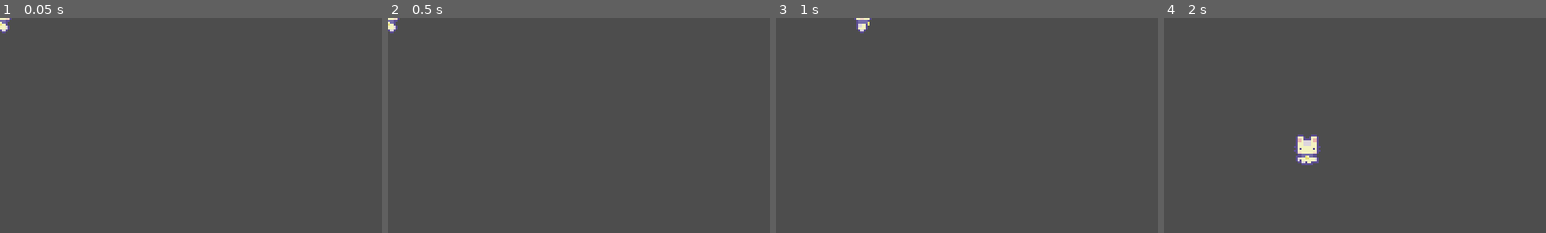
Above: before the commit, frames 1-4 (left to right).
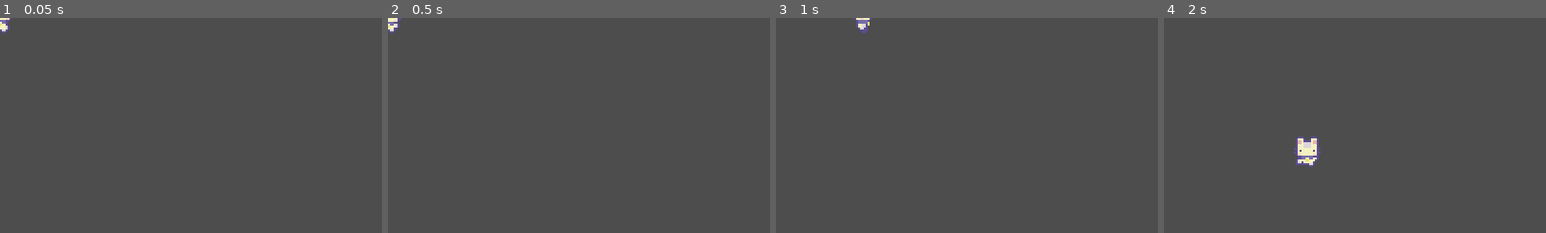
Above: after the commit, the same moments.

Repository: OggieBoggie/SpringJam2023
Game: Godot game, scene res://Levels/level_0.tscn
The game is run twice, just before and just after one commit, with the same random seed, the same clock (stepped at 60 frames per second) and the same inputs.
Inputs:
- Up to frame 1 (0.05 s): no input
- Up to frame 2 (0.5 s): no input
- Up to frame 3 (1 s): hold D (right) from 0.53 s (still down)
- Up to frame 4 (2 s): release D (right) at 1.28 s; hold S (down) from 1.28 s (still down)
The pictures show only the part of the screen within x 0-50%, y 0-50%; the shares and areas given below are measured in that part.

Frame 1 is identical in both runs. In frame 2, 0.1% of the frame differs, in the area x 0-4%, y 0-6%; in frame 3, less than 0.1%; in frame 4, 0.4%, in the area x 34-41%, y 54-70%.

Commit message:
Fixed animation not playing

Diff:
--- a/player/player.gd
+++ b/player/player.gd
@@ -7,7 +7,8 @@
 @onready var state_machine = animation_tree.get("parameters/playback")
 
 func _ready():
-	update_animation_parameters(starting_direction)
+	animation_tree.active = true
+	animation_tree.set("parameters/Idle/blend_position", starting_direction)
 
 func _physics_process(delta):
 	var input_direction = Input.get_vector("left", "right", "up", "down")
@@ -30,3 +31,8 @@
 		state_machine.travel("Walk")
 	else:
 		state_machine.travel("Idle")
+
+
+
+# animation_tree.active = true
+# animation_tree.set("parameters/Idle/blend_position", starting_direction)
--- a/player/player.tscn
+++ b/player/player.tscn
@@ -21,6 +21,40 @@
 "values": [0]
 }
 
+[sub_resource type="Animation" id="Animation_yg4ky"]
+resource_name = "idle-left"
+length = 0.75
+loop_mode = 1
+tracks/0/type = "value"
+tracks/0/imported = false
+tracks/0/enabled = true
+tracks/0/path = NodePath("Sprite2D:frame")
+tracks/0/interp = 1
+tracks/0/loop_wrap = true
+tracks/0/keys = {
+"times": PackedFloat32Array(0, 0.1, 0.2, 0.3, 0.4, 0.5, 0.6, 0.7),
+"transitions": PackedFloat32Array(1, 1, 1, 1, 1, 1, 1, 1),
+"update": 1,
+"values": [16, 17, 18, 19, 20, 21, 22, 23]
+}
+
+[sub_resource type="Animation" id="Animation_22ars"]
+resource_name = "idle-right"
+length = 0.75
+loop_mode = 1
+tracks/0/type = "value"
+tracks/0/imported = false
+tracks/0/enabled = true
+tracks/0/path = NodePath("Sprite2D:frame")
+tracks/0/interp = 1
+tracks/0/loop_wrap = true
+tracks/0/keys = {
+"times": PackedFloat32Array(0, 0.1, 0.2, 0.3, 0.4, 0.5, 0.6, 0.7),
+"transitions": PackedFloat32Array(1, 1, 1, 1, 1, 1, 1, 1),
+"update": 1,
+"values": [24, 25, 26, 27, 28, 29, 30, 31]
+}
+
 [sub_resource type="Animation" id="Animation_2cngc"]
 resource_name = "idle_down"
 length = 0.75
@@ -55,40 +89,6 @@
 "values": [8, 9, 10, 11, 12, 13, 14, 15]
 }
 
-[sub_resource type="Animation" id="Animation_yg4ky"]
-resource_name = "idle-left"
-length = 0.75
-loop_mode = 1
-tracks/0/type = "value"
-tracks/0/imported = false
-tracks/0/enabled = true
-tracks/0/path = NodePath("Sprite2D:frame")
-tracks/0/interp = 1
-tracks/0/loop_wrap = true
-tracks/0/keys = {
-"times": PackedFloat32Array(0, 0.1, 0.2, 0.3, 0.4, 0.5, 0.6, 0.7),
-"transitions": PackedFloat32Array(1, 1, 1, 1, 1, 1, 1, 1),
-"update": 1,
-"values": [16, 17, 18, 19, 20, 21, 22, 23]
-}
-
-[sub_resource type="Animation" id="Animation_22ars"]
-resource_name = "idle-right"
-length = 0.75
-loop_mode = 1
-tracks/0/type = "value"
-tracks/0/imported = false
-tracks/0/enabled = true
-tracks/0/path = NodePath("Sprite2D:frame")
-tracks/0/interp = 1
-tracks/0/loop_wrap = true
-tracks/0/keys = {
-"times": PackedFloat32Array(0, 0.1, 0.2, 0.3, 0.4, 0.5, 0.6, 0.7),
-"transitions": PackedFloat32Array(1, 1, 1, 1, 1, 1, 1, 1),
-"update": 1,
-"values": [24, 25, 26, 27, 28, 29, 30, 31]
-}
-
 [sub_resource type="Animation" id="Animation_2a38l"]
 resource_name = "walk_down"
 length = 0.75
@@ -106,6 +106,40 @@
 "values": [32, 33, 34, 35, 36, 37, 38, 39]
 }
 
+[sub_resource type="Animation" id="Animation_c5riw"]
+resource_name = "walk_left"
+length = 0.75
+loop_mode = 1
+tracks/0/type = "value"
+tracks/0/imported = false
+tracks/0/enabled = true
+tracks/0/path = NodePath("Sprite2D:frame")
+tracks/0/interp = 1
+tracks/0/loop_wrap = true
+tracks/0/keys = {
+"times": PackedFloat32Array(0, 0.1, 0.2, 0.3, 0.4, 0.5, 0.6, 0.7),
+"transitions": PackedFloat32Array(1, 1, 1, 1, 1, 1, 1, 1),
+"update": 1,
+"values": [56, 57, 58, 59, 60, 61, 62, 63]
+}
+
+[sub_resource type="Animation" id="Animation_i3vmy"]
+resource_name = "walk_right"
+length = 0.75
+loop_mode = 1
+tracks/0/type = "value"
+tracks/0/imported = false
+tracks/0/enabled = true
+tracks/0/path = NodePath("Sprite2D:frame")
+tracks/0/interp = 1
+tracks/0/loop_wrap = true
+tracks/0/keys = {
+"times": PackedFloat32Array(0, 0.1, 0.2, 0.3, 0.4, 0.5, 0.6, 0.7),
+"transitions": PackedFloat32Array(1, 1, 1, 1, 1, 1, 1, 1),
+"update": 1,
+"values": [48, 49, 50, 51, 52, 53, 54, 55]
+}
+
 [sub_resource type="Animation" id="Animation_3pcdy"]
 resource_name = "walk_up"
 length = 0.75
@@ -121,40 +155,6 @@
 "transitions": PackedFloat32Array(1, 1, 1, 1, 1, 1, 1, 1),
 "update": 1,
 "values": [40, 41, 42, 43, 44, 45, 46, 47]
-}
-
-[sub_resource type="Animation" id="Animation_i3vmy"]
-resource_name = "walk_right"
-length = 0.75
-loop_mode = 1
-tracks/0/type = "value"
-tracks/0/imported = false
-tracks/0/enabled = true
-tracks/0/path = NodePath("Sprite2D:frame")
-tracks/0/interp = 1
-tracks/0/loop_wrap = true
-tracks/0/keys = {
-"times": PackedFloat32Array(0, 0.1, 0.2, 0.3, 0.4, 0.5, 0.6, 0.7),
-"transitions": PackedFloat32Array(1, 1, 1, 1, 1, 1, 1, 1),
-"update": 1,
-"values": [48, 49, 50, 51, 52, 53, 54, 55]
-}
-
-[sub_resource type="Animation" id="Animation_c5riw"]
-resource_name = "walk_left"
-length = 0.75
-loop_mode = 1
-tracks/0/type = "value"
-tracks/0/imported = false
-tracks/0/enabled = true
-tracks/0/path = NodePath("Sprite2D:frame")
-tracks/0/interp = 1
-tracks/0/loop_wrap = true
-tracks/0/keys = {
-"times": PackedFloat32Array(0, 0.1, 0.2, 0.3, 0.4, 0.5, 0.6, 0.7),
-"transitions": PackedFloat32Array(1, 1, 1, 1, 1, 1, 1, 1),
-"update": 1,
-"values": [56, 57, 58, 59, 60, 61, 62, 63]
 }
 
 [sub_resource type="AnimationLibrary" id="AnimationLibrary_apssx"]
@@ -228,7 +228,6 @@
 [sub_resource type="AnimationNodeStateMachineTransition" id="AnimationNodeStateMachineTransition_15g6e"]
 
 [sub_resource type="AnimationNodeStateMachine" id="AnimationNodeStateMachine_xbxpk"]
-allow_transition_to_self = true
 states/End/position = Vector2(819, 108)
 states/Idle/node = SubResource("AnimationNodeBlendSpace2D_mdj00")
 states/Idle/position = Vector2(323, 100)
@@ -259,7 +258,6 @@
 [node name="Player_AnimationTree" type="AnimationTree" parent="."]
 tree_root = SubResource("AnimationNodeStateMachine_xbxpk")
 anim_player = NodePath("../Player_AnimationPlayer")
-active = true
 parameters/playback = SubResource("AnimationNodeStateMachinePlayback_3llmn")
-parameters/Idle/blend_position = Vector2(0, 0)
+parameters/Idle/blend_position = Vector2(-0.00639999, 1.08079)
 parameters/Walk/blend_position = Vector2(0, 0)
